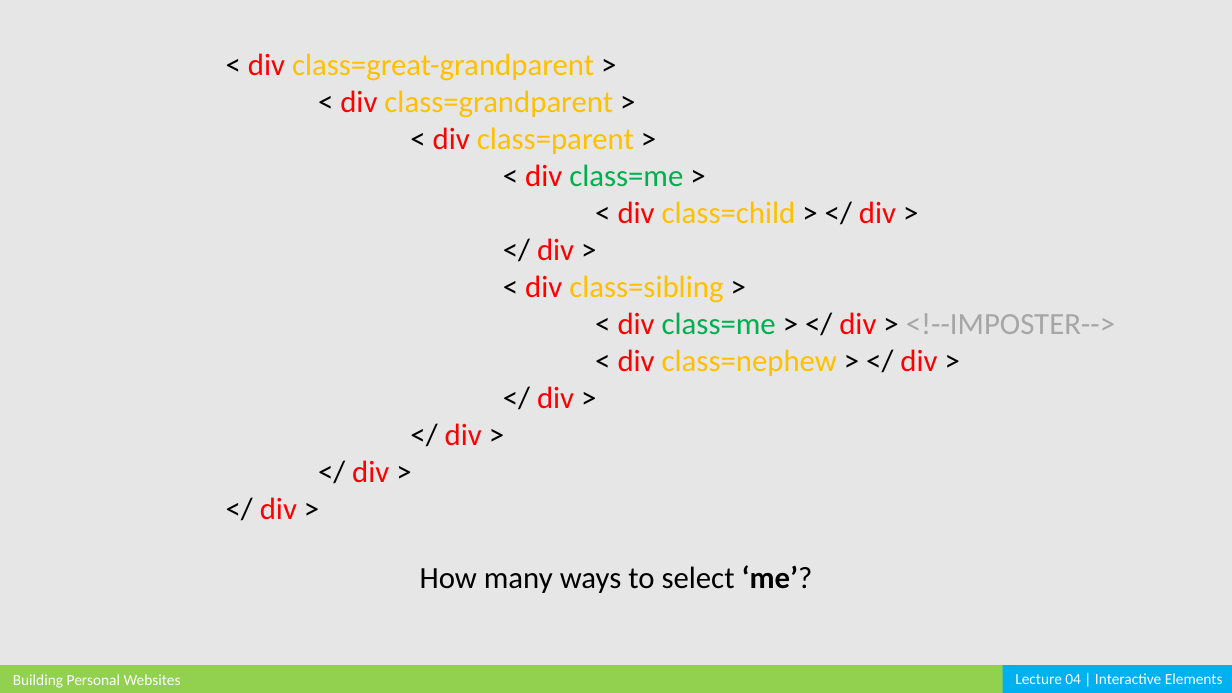
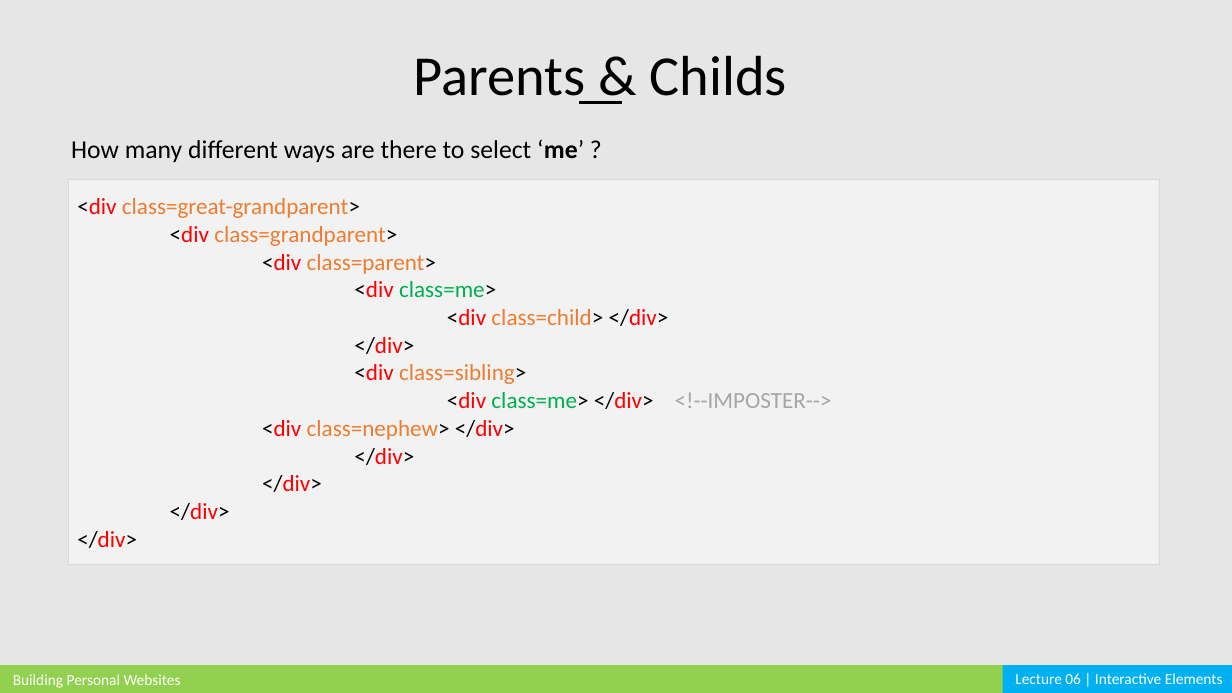
Before and after one commit to cardadfar/stuco_webdev_website, a slide deck: slide 10 of assets/lectures/BPW_Lecture_06.pptx. Drawn at 1232x693 pixels with LibreOffice and Linux fonts; fonts in the diff are those of the drawing. Boxes give left, top, right and bottom in pixels: in the first picture for what was removed or moved away, otherwise in the second. Text is boxed around its words. In the diff, an @@ line names an element or a change of style, - is before the commit and + after.

```diff
--- a/assets/lectures/BPW_Lecture_06.pptx
+++ b/assets/lectures/BPW_Lecture_06.pptx
@@ text added at bbox=[413, 55, 786, 104], 44 pt, text #000000 @@
+Parents & Childs
@@ line added from (579, 103) to (622, 103), #000000 2.25 pt @@
@@ text at bbox=[71, 139, 584, 162]: text changed; size 24 to 20 pt @@
-How many ways to select ‘me’?
+How many different ways are there to select ‘me’ ?
@@ rectangle "<div class=great-grandparent>": place and size @@
-rectangle "<div class=great-grandparent>" at bbox=[248, 53, 1115, 520]
+rectangle "<div class=great-grandparent>" at bbox=[68, 179, 1159, 565]
@@ rectangle "<div class=great-grandparent>" at bbox=[68, 179, 1159, 565]: vertical alignment top to middle; fill none to #F2F2F2; outline none to #D9D9D9 0.25 pt @@
@@ text in rectangle at bbox=[77, 198, 832, 548]: text changed; size 24 to 18 pt; text colour #FFC000 to #ED7D31 @@
-< div class=great-grandparent >
-< div class=grandparent >
-< div class=parent >
-< div class=me >
-< div class=child > </ div >
-</ div >
-< div class=sibling >
-< div class=me > </ div > <!--IMPOSTER-->
-< div class=nephew > </ div >
-</ div >
-</ div >
-</ div >
-</ div >
+<div class=great-grandparent>
+<div class=grandparent>
+<div class=parent>
+<div class=me>
+<div class=child> </div>
+</div>
+<div class=sibling>
+<div class=me> </div> <!--IMPOSTER--> <div class=nephew> </div>
+</div>
+</div>
+</div>
+</div>
@@ text at bbox=[1015, 673, 1223, 684]: text changed @@
-Lecture 04 | Interactive Elements
+Lecture 06 | Interactive Elements
```
Also in this commit, not shown: 14 other slides changed, 23 other files.
